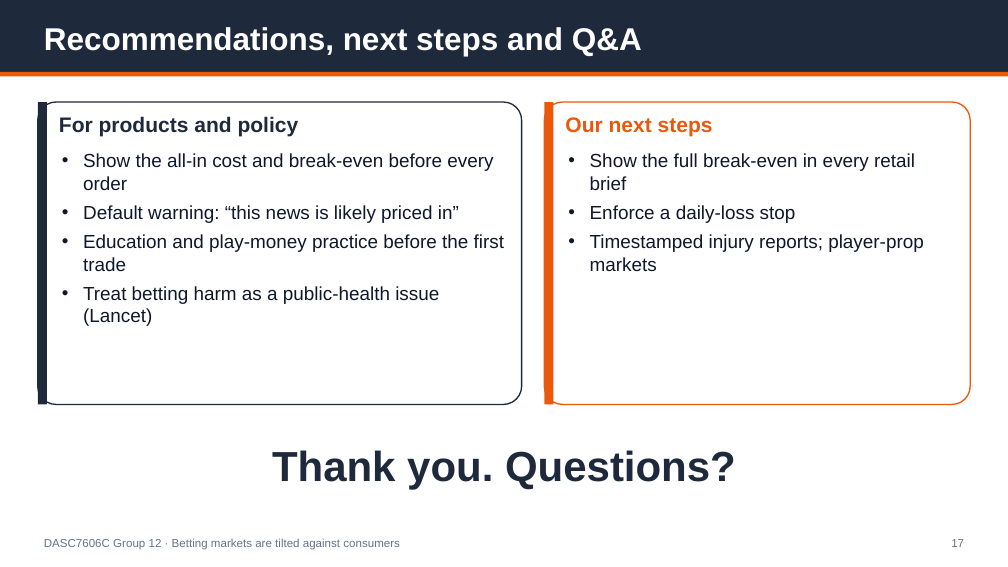
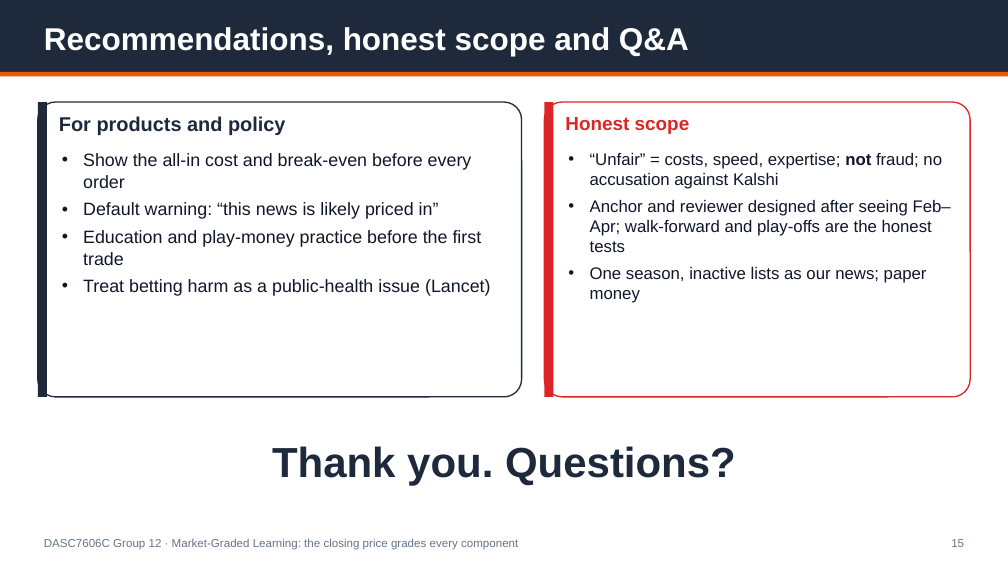
Before and after one commit to Michaelyzr/nba-agent, a slide deck: slide 15 of presentation/nba_agent_deck.pptx (slide 17 before the commit). Drawn at 1008x567 pixels with LibreOffice and Linux fonts; fonts in the diff are those of the drawing. Boxes give left, top, right and bottom in pixels: in the first picture for what was removed or moved away, otherwise in the second. Text is boxed around its words. In the diff, an @@ line names an element or a change of style, - is before the commit and + after.

```diff
--- a/presentation/nba_agent_deck.pptx
+++ b/presentation/nba_agent_deck.pptx
@@ text at (44, 27, 689, 56): text changed @@
-Recommendations, next steps and Q&A
+Recommendations, honest scope and Q&A
@@ rounded rectangle: place and size @@
-rounded rectangle at (38, 102, 522, 405)
+rounded rectangle at (38, 102, 522, 397)
@@ rectangle: place and size @@
-rectangle at (38, 102, 47, 405)
+rectangle at (38, 102, 47, 397)
@@ text "For products and policy" at (59, 116, 286, 135): size 20 to 19 pt @@
@@ rounded rectangle: place and size @@
-rounded rectangle at (544, 102, 970, 405)
+rounded rectangle at (544, 102, 970, 397)
@@ rounded rectangle at (544, 102, 970, 397): outline #EA580C 1.25 pt to #DC2626 1.25 pt @@
@@ rectangle: place and size @@
-rectangle at (544, 102, 554, 405)
+rectangle at (544, 102, 554, 397)
@@ rectangle at (544, 102, 554, 397): fill #EA580C to #DC2626 @@
@@ text at (565, 117, 690, 134): text changed; size 20 to 18 pt; text colour #EA580C to #DC2626 @@
-Our next steps
+Honest scope
@@ text "Show the all-in cost and ..." at (83, 153, 491, 296): size 18 to 17 pt @@
@@ text at (590, 153, 951, 303): text changed; size 18 to 16 pt @@
-• Show the full break-even in every retail brief
-• Enforce a daily-loss stop
-• Timestamped injury reports; player-prop markets
+• “Unfair” = costs, speed, expertise; not fraud; no accusation against Kalshi
+• Anchor and reviewer designed after seeing Feb–Apr; walk-forward and play-offs are the honest tests
+• One season, inactive lists as our news; paper money
@@ text "Thank you. Questions?": place and size @@
-text "Thank you. Questions?" at (272, 450, 736, 490)
+text "Thank you. Questions?" at (272, 446, 736, 486)
@@ text at (44, 538, 518, 550): text changed @@
-DASC7606C Group 12 · Betting markets are tilted against consumers
+DASC7606C Group 12 · Market-Graded Learning: the closing price grades every component
@@ text at (951, 539, 964, 547): text changed @@
-17
+15
```
Also in this commit, not shown: 9 other slides changed, 5 slides added, 7 slides removed, 5 other files.
